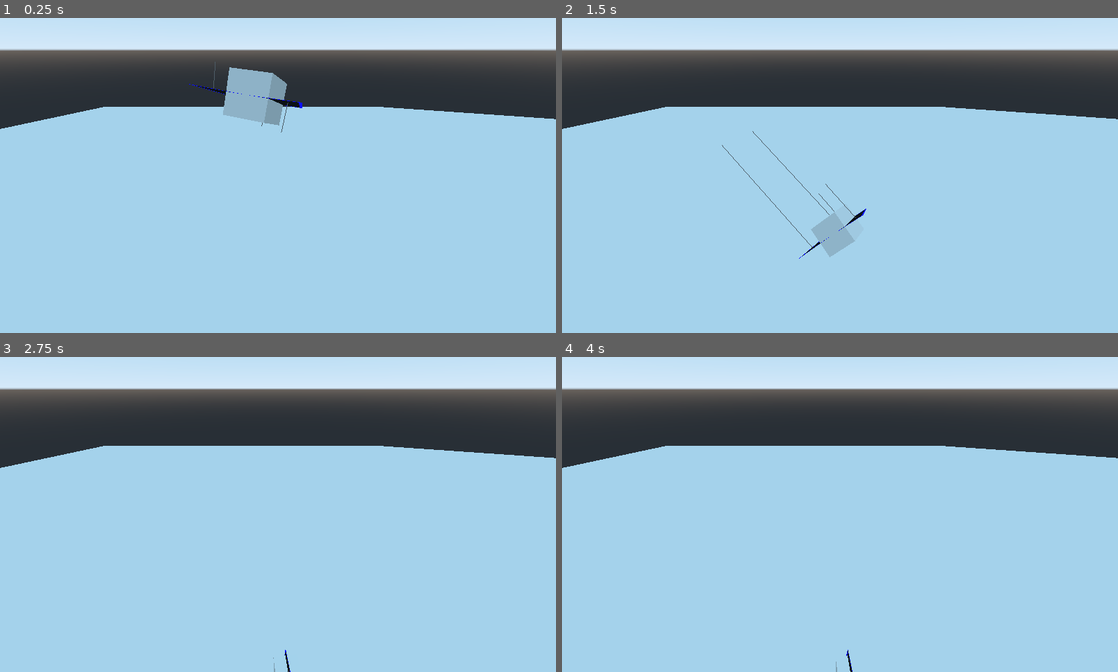
Above: before the commit, frames 1-4 (two rows, left to right).
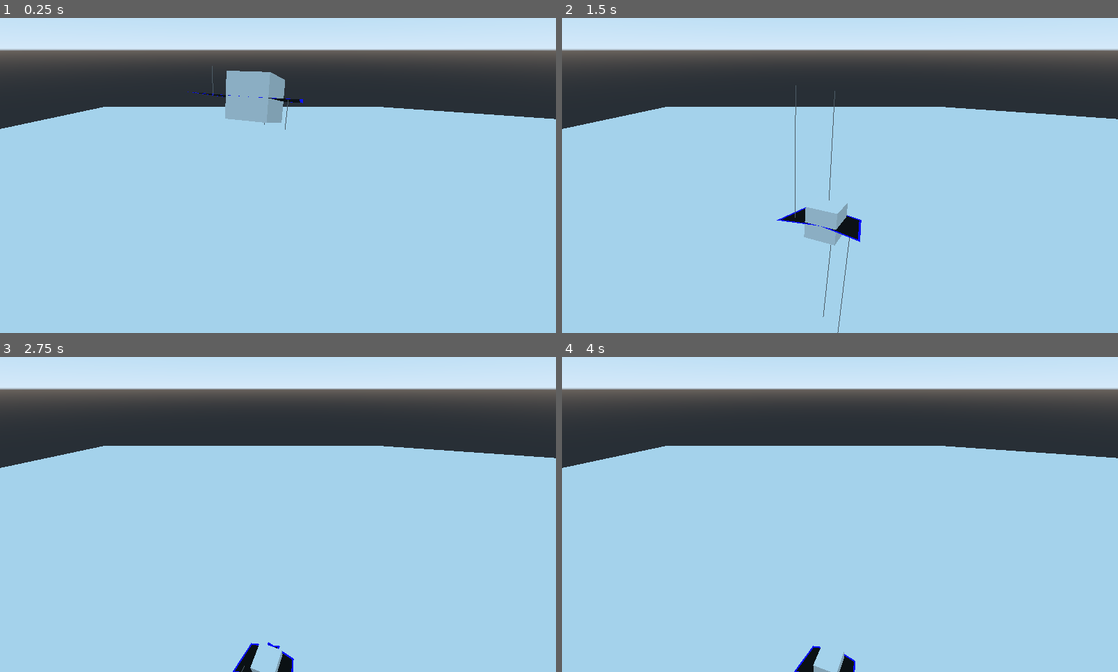
Above: after the commit, the same moments.

Repository: RhodiumTheDev/Moonraker-Simulator
Game: Godot game, scene res://Scenes/Enviroments/Main.tscn
The game is run twice, just before and just after one commit, with the same random seed, the same clock (stepped at 60 frames per second) and the same inputs.
Inputs (mouse positions are in pixels of both pictures, inside the frame that each line leads up to):
- Up to frame 1 (0.25 s): no input
- Up to frame 2 (1.5 s): move the mouse to (962, 153) at 0.52 s; click (962, 153) at 0.67 s; drag from (728, 188) to (812, 235) at 1.27 s
- Up to frame 3 (2.75 s): move the mouse to (333, 438) at 2.02 s; click (333, 438) at 2.17 s
- Up to frame 4 (4 s): drag from (812, 574) to (673, 460) at 2.77 s; tap Enter at 3.5 s; move the mouse to (1006, 558) at 3.52 s; click (1006, 558) at 3.67 s

The runs differ from the first frame. In frame 1, 0.4% of the frame differs, in the area x 33-55%, y 13-37%; in frame 2, 1.2%, in the area x 28-55%, y 21-100%; in frame 3, 0.4%; in frame 4, 0.4%.

Commit message:
Implemented and partially "rigged" first variant of the Spitfire.

Diff:
--- /dev/null
+++ b/Scenes/Aircraft/Spitfire_V1.tscn
@@ -0,0 +1,51 @@
+[gd_scene load_steps=8 format=2]
+
+[ext_resource path="res://addons/orbit_camera/orbit_camera.gd" type="Script" id=1]
+[ext_resource path="res://Scripts/Aircraft.gd" type="Script" id=2]
+[ext_resource path="res://Assets/Models/spitfire002.obj" type="ArrayMesh" id=3]
+[ext_resource path="res://Scenes/Aircraft/Version 1/Left_Wing.tscn" type="PackedScene" id=4]
+[ext_resource path="res://Scenes/Aircraft/Version 1/Right_Wing.tscn" type="PackedScene" id=5]
+
+[sub_resource type="CapsuleShape" id=1]
+radius = 0.595331
+height = 7.79505
+
+[sub_resource type="CapsuleShape" id=2]
+radius = 0.798387
+height = 9.91576
+
+[node name="RigidBody" type="RigidBody"]
+script = ExtResource( 2 )
+DEBUG_MODE = true
+LIFTING_BODIES = [ NodePath("Left_Wing"), NodePath("Right_Wing") ]
+
+[node name="MeshInstance" type="MeshInstance" parent="."]
+mesh = ExtResource( 3 )
+material/0 = null
+material/1 = null
+material/2 = null
+
+[node name="CollisionShape" type="CollisionShape" parent="."]
+transform = Transform( 1, 0, 0, 0, 1, 0, 0, 0, 1, 0, 0, 1.80943 )
+shape = SubResource( 1 )
+
+[node name="CollisionShape2" type="CollisionShape" parent="."]
+transform = Transform( -1.62921e-07, 0, 1, 0, 1, 0, -1, 0, -1.62921e-07, 0, -0.206646, 0.0362052 )
+shape = SubResource( 2 )
+
+[node name="Spatial" type="Spatial" parent="."]
+transform = Transform( 1, 0, 0, 0, 1, 0, 0, 0, 1, 0, 0.710812, 1.60104 )
+
+[node name="OrbitCamera" type="Camera" parent="Spatial"]
+v_offset = 1.0
+script = ExtResource( 1 )
+SCROLL_SPEED = 25.0
+DEFAULT_DISTANCE = 10.0
+ROTATE_SPEED = 1.0
+ANCHOR_NODE_PATH = NodePath("..")
+
+[node name="Left_Wing" parent="." instance=ExtResource( 4 )]
+transform = Transform( 1, 0, 0, 0, 1, 0, 0, 0, 1, -3.246, -0.329, 0.129 )
+
+[node name="Right_Wing" parent="." instance=ExtResource( 5 )]
+transform = Transform( 1, 0, 0, 0, 1, 0, 0, 0, 1, 3.246, -0.329, 0.129 )
--- a/Scenes/Aircraft/Test_Aircraft.tscn
+++ b/Scenes/Aircraft/Test_Aircraft.tscn
@@ -21,7 +21,6 @@
 
 [node name="Lifting_Body" parent="." instance=ExtResource( 1 )]
 transform = Transform( 1, 0, 0, 0, 1, 0, 0, 0, 1, -1, 0, 0 )
-skeleton = NodePath("")
 
 [node name="Lifting_Body2" parent="." instance=ExtResource( 1 )]
 transform = Transform( -1, 3.25841e-07, 0, -3.25841e-07, -1, 0, 0, 0, 1, 1, 0, 0 )
--- /dev/null
+++ b/Scenes/Aircraft/Version 1/Left_Wing.tscn
@@ -0,0 +1,12 @@
+[gd_scene load_steps=4 format=2]
+
+[ext_resource path="res://Assets/Models/Lifting Surface/spitfireLeftWing001.obj" type="ArrayMesh" id=1]
+[ext_resource path="res://Assets/Materials/wing_shader_material.tres" type="Material" id=2]
+[ext_resource path="res://Scripts/Lifting_Body.gd" type="Script" id=3]
+
+[node name="Left_Wing" type="MeshInstance"]
+mesh = ExtResource( 1 )
+material/0 = ExtResource( 2 )
+script = ExtResource( 3 )
+
+[node name="debug" type="ImmediateGeometry" parent="."]
--- /dev/null
+++ b/Scenes/Aircraft/Version 1/Right_Wing.tscn
@@ -0,0 +1,12 @@
+[gd_scene load_steps=4 format=2]
+
+[ext_resource path="res://Assets/Models/Lifting Surface/spitfireRightWing001.obj" type="ArrayMesh" id=1]
+[ext_resource path="res://Assets/Materials/wing_shader_material.tres" type="Material" id=2]
+[ext_resource path="res://Scripts/Lifting_Body.gd" type="Script" id=3]
+
+[node name="Right_Wing" type="MeshInstance"]
+mesh = ExtResource( 1 )
+material/0 = ExtResource( 2 )
+script = ExtResource( 3 )
+
+[node name="debug" type="ImmediateGeometry" parent="."]
--- a/Scenes/Enviroments/Main.tscn
+++ b/Scenes/Enviroments/Main.tscn
@@ -14,7 +14,7 @@
 [node name="Aircraft" type="Spatial" parent="."]
 
 [node name="Test_Aircraft" parent="Aircraft" instance=ExtResource( 1 )]
-transform = Transform( 1, 0, 0, 0, 0.948959, 0.315401, 0, -0.315401, 0.948959, 0, 20, 0 )
+transform = Transform( 1, 0, 0, 0, 0.968869, 0.247574, 0, -0.247574, 0.968869, 0, 20, 0 )
 
 [node name="OrbitCameraAnchor" type="Spatial" parent="Aircraft/Test_Aircraft"]
 
--- a/Scripts/Aircraft.gd
+++ b/Scripts/Aircraft.gd
@@ -1,7 +1,7 @@
 extends RigidBody
 
 export(bool) var DEBUG_MODE = false
-export(Array) var LIFTING_BODIES = []
+export(Array, NodePath) var LIFTING_BODIES = []
 
 var lifting_bodies = []
 
--- a/Scripts/Lifting_Body.gd
+++ b/Scripts/Lifting_Body.gd
@@ -3,6 +3,7 @@
 export(float) var AREOFOIL_COEFFICIENT = 0
 export(NodePath) var ROTATION_PARENT = null
 export(bool) var DEBUG_MODE = false
+export(int, -1, 1, 1) var WING_AUTH = 0
 
 var mdt = MeshDataTool.new()
 var total_area = 0.00
@@ -127,8 +128,8 @@
 	$debug.clear()
 	$debug.begin(Mesh.PRIMITIVE_LINES)
 	for i in faces:
-		# TODO: Change to remove reliabce on global transform basis y
-		var loc_force = velocity_vector * i.get_area() * cos((i.get_normal() + parent_rotation + global_transform.basis.y).angle_to(velocity_vector))
+		# TODO: Change to remove reliance on global transform basis y
+		var loc_force = velocity_vector * i.get_area() * cos((i.get_normal() + parent_rotation  + (global_transform.basis.y * float(WING_AUTH))).angle_to(velocity_vector))
 		force_average += loc_force
 		$debug.add_vertex(i.get_centre_point())
 		$debug.add_vertex(i.get_centre_point()+loc_force/5)
@@ -139,7 +140,8 @@
 	force = force_average * delta
 
 
-	return force + parent_rotation + global_transform.basis.y
+#	return force + parent_rotation + (global_transform.basis.y * float(RIGHT_WING) * -1)
+	return force + parent_rotation
 
 func set_debug_mode(mode):
 	DEBUG_MODE = mode
Not shown, added: Assets/Models/Lifting Surface/spitfireLeftWing001.mtl
Not shown, added: Assets/Models/Lifting Surface/spitfireLeftWing001.obj
Not shown, added: Assets/Models/Lifting Surface/spitfireLeftWing001.obj.import
Not shown, added: Assets/Models/Lifting Surface/spitfireRightWing001.mtl
Not shown, added: Assets/Models/Lifting Surface/spitfireRightWing001.obj
Not shown, added: Assets/Models/Lifting Surface/spitfireRightWing001.obj.import
Not shown, added: Assets/Models/spitfire001.mtl
Not shown, added: Assets/Models/spitfire001.obj.import
Not shown, added: Assets/Models/spitfire002.mtl
Not shown, added: Assets/Models/spitfire002.obj.import
Not shown, added: Assets/Models/spitfire001.obj
Not shown, added: Assets/Models/spitfire002.obj
